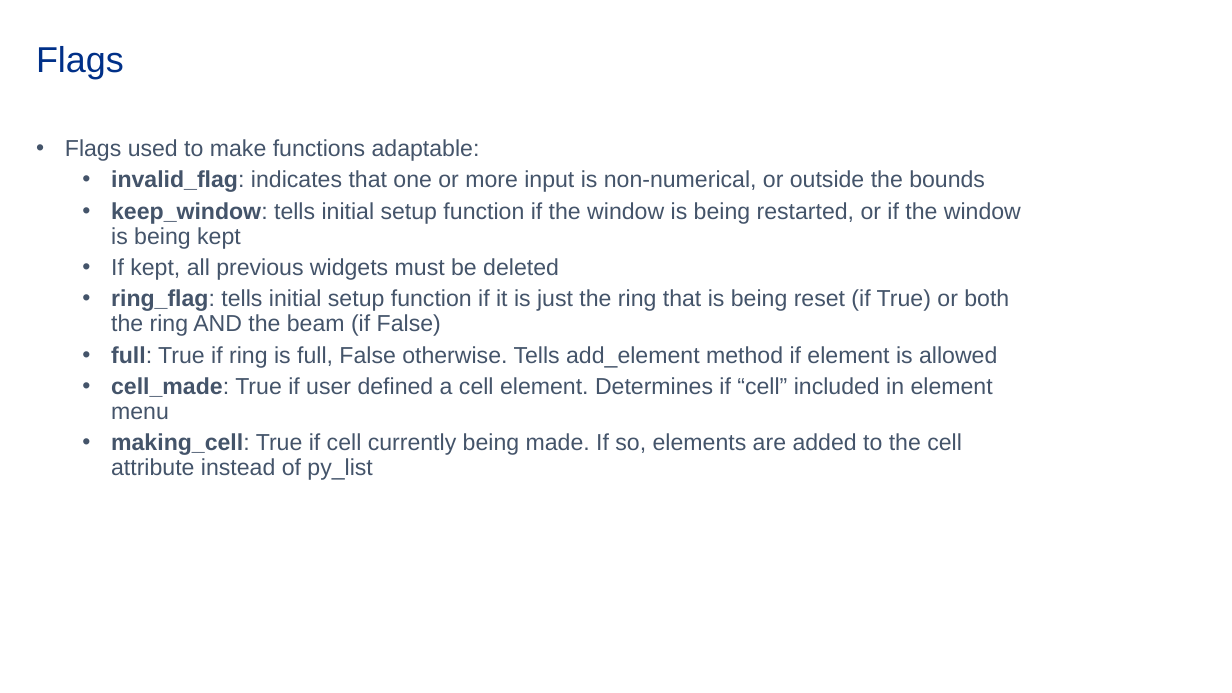
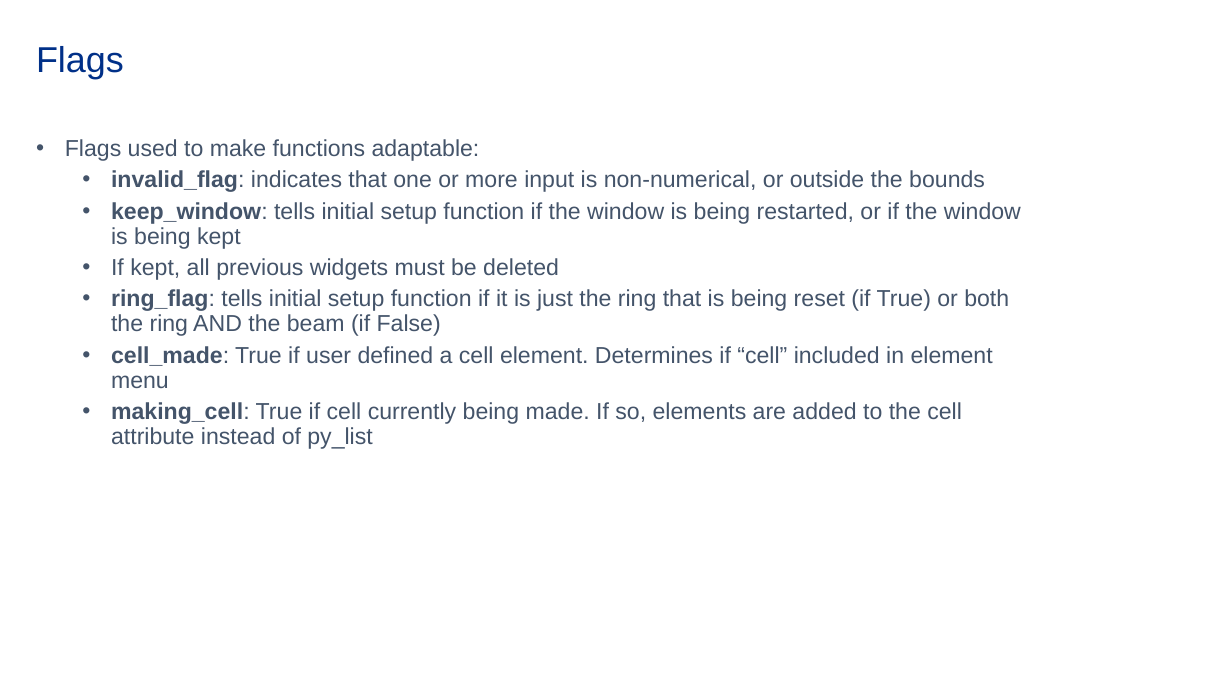
Before and after one commit to ErinW44/OPAL_GUI, a slide deck: slide 27 of GUI_powerpoint.pptx. Drawn at 1232x693 pixels with LibreOffice and Linux fonts; fonts in the diff are those of the drawing; background and template pictures are left out. Boxes give left, top, right and bottom in pixels: in the first picture for what was removed or moved away, otherwise in the second. Text is boxed around its words. In the diff, an @@ line names an element or a change of style, - is before the commit and + after.

Commit message:
removed full flag and updated COLOURS

```diff
--- a/GUI_powerpoint.pptx
+++ b/GUI_powerpoint.pptx
@@ text at bbox=[111, 346, 997, 368]: paragraph removed @@
-  • full: True if ring is full, False otherwise. Tells add_element method if element is allowed
```
Also in this commit, not shown: 9 other slides changed.
